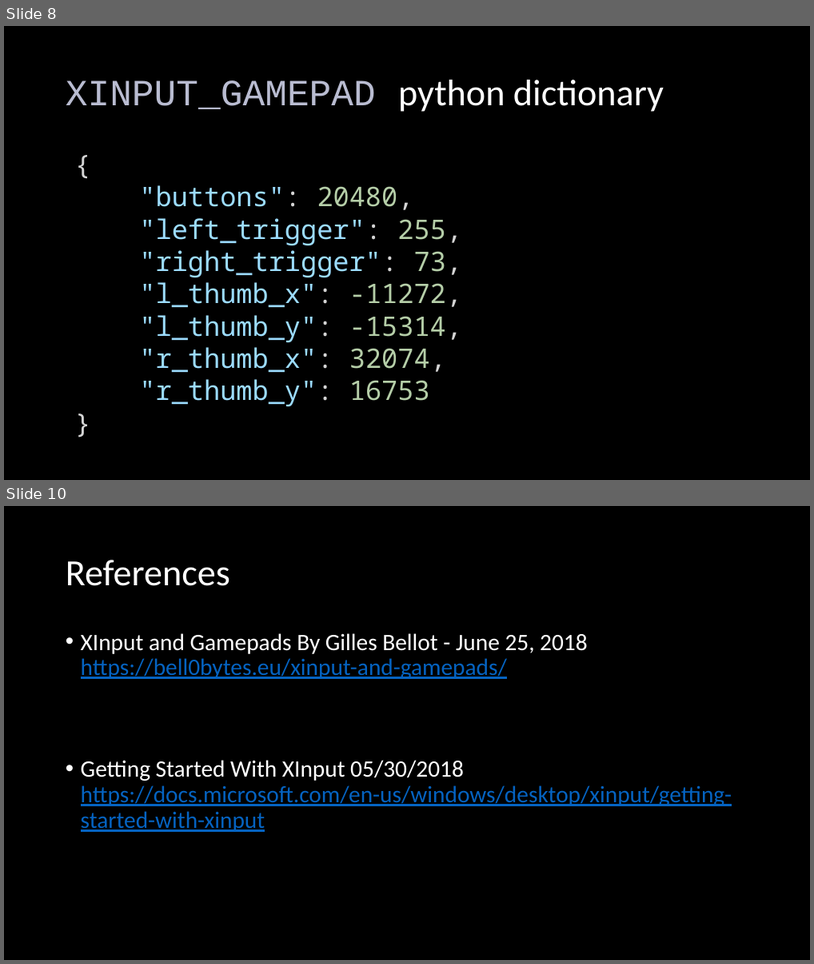
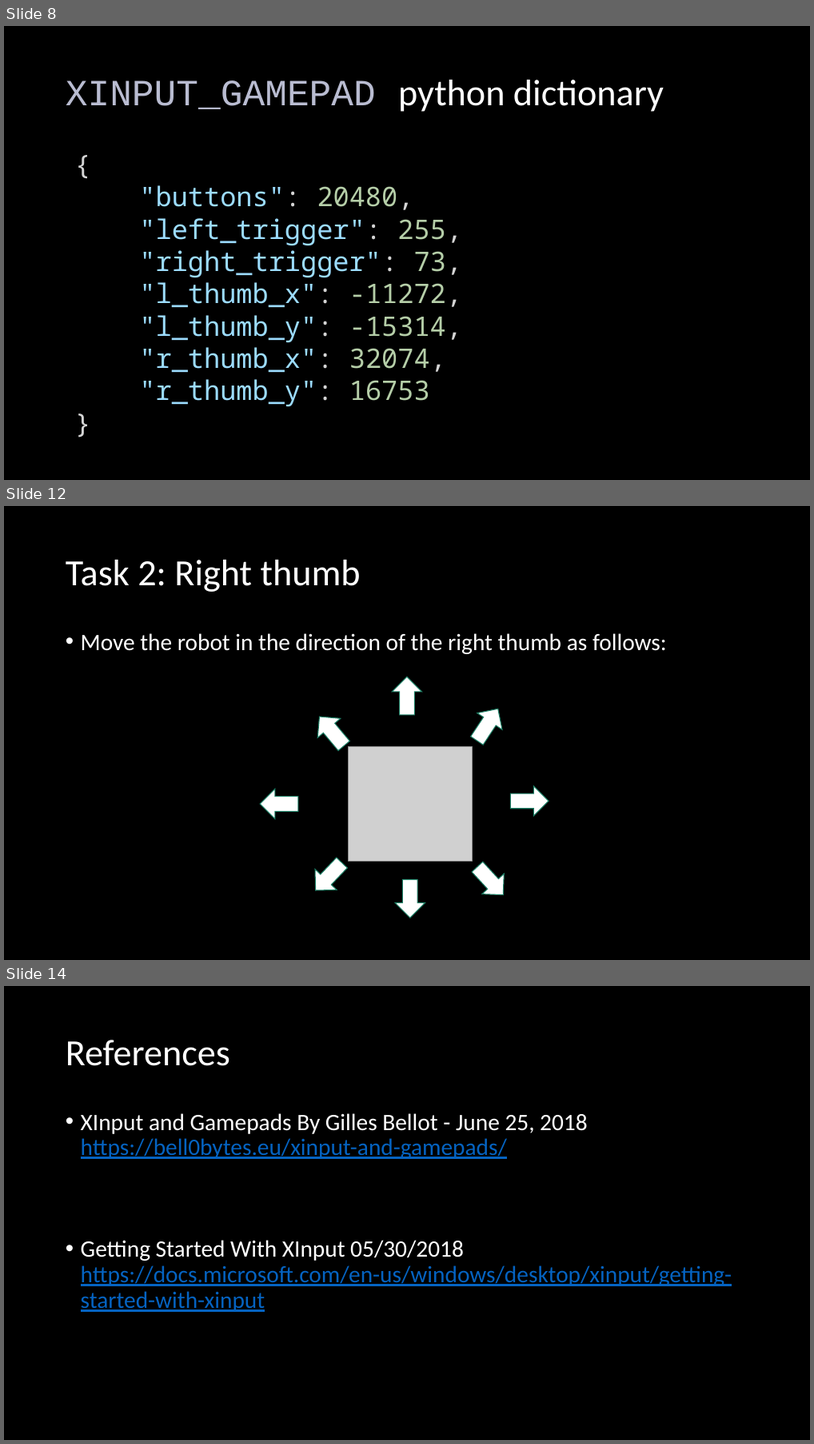
Before and after one commit to CozmoRobots/joystick, a slide deck: Xbox One Controller.pptx. Shown one above the other, each under a label of ours: slides 8 and 10 before the commit, slides 8, 12 and 14 after it; the slides between them are not shown. The pictures are 814x964 and 814x1444 pixels, drawn with LibreOffice and Linux fonts; fonts in the diff are those of the drawing; grey boxes stand for pictures. Boxes give left, top, right and bottom in pixels: in the first picture for what was removed or moved away, otherwise in the second. Text is boxed around its words. In the diff, an @@ line names an element or a change of style, - is before the commit and + after.

```diff
--- a/Xbox One Controller.pptx
+++ b/Xbox One Controller.pptx
@@ slide 12 added at (4,506,810,960), background #000000 @@
@@ title added at (66,560,361,592), 44 pt, text #FFFFFF @@
+Task 2: Right thumb
@@ text added at (81,633,667,654), 28 pt, text #FFFFFF @@
+• Move the robot in the direction of the right thumb as follows:
@@ right arrow added at (392,676,422,715), fill #FFFFFF, outline #1E8168 1 pt @@
@@ right arrow added at (309,707,356,755), fill #FFFFFF, outline #1E8168 1 pt @@
@@ right arrow added at (465,700,510,748), fill #FFFFFF, outline #1E8168 1 pt @@
@@ picture added at (349,747,472,861) @@
@@ right arrow added at (261,788,298,818), fill #FFFFFF, outline #1E8168 1 pt @@
@@ right arrow added at (511,786,549,816), fill #FFFFFF, outline #1E8168 1 pt @@
@@ right arrow added at (306,852,353,900), fill #FFFFFF, outline #1E8168 1 pt @@
@@ right arrow added at (467,856,514,905), fill #FFFFFF, outline #1E8168 1 pt @@
@@ right arrow added at (395,880,425,917), fill #FFFFFF, outline #1E8168 1 pt @@
@@ what was slide 10 is now slide 14 @@
```
Also in this commit, not shown: 2 slides changed, 3 other slides added, 3 other files.
